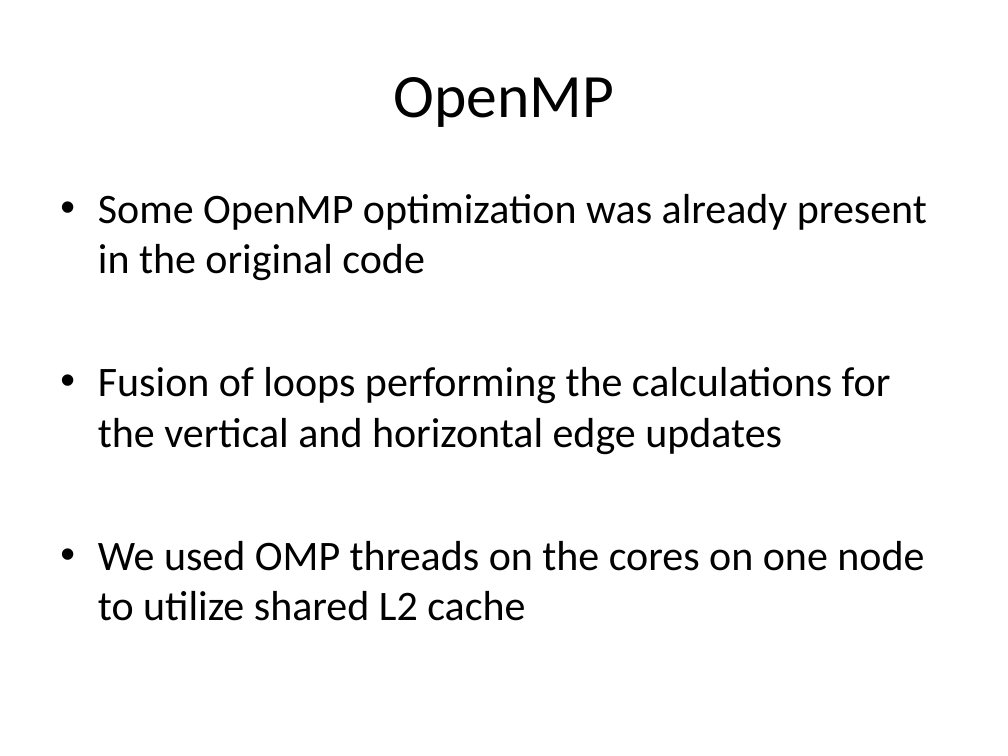
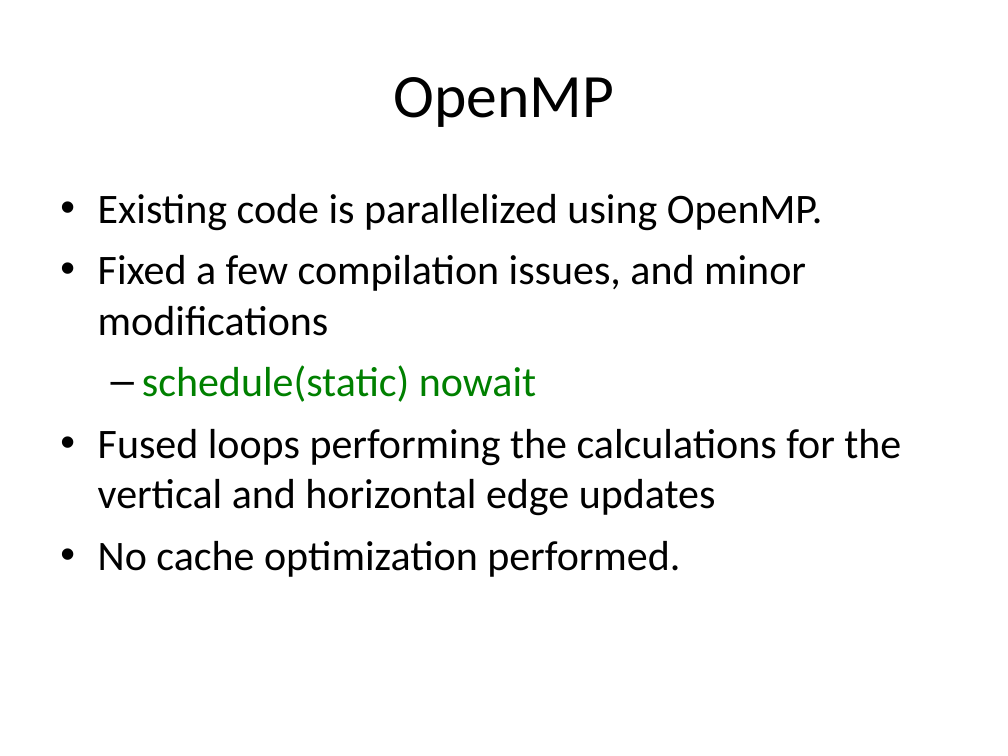
Before and after one commit to gauravk-in/hpc-lab-ws13, a slide deck: slide 7 of Project/FinalPresentaion/Presentation.ppt (slide 5 before the commit). Drawn at 1008x756 pixels with LibreOffice and Linux fonts; fonts in the diff are those of the drawing. Boxes give left, top, right and bottom in pixels: in the first picture for what was removed or moved away, otherwise in the second. Text is boxed around its words. In the diff, an @@ line names an element or a change of style, - is before the commit and + after.

Commit message:
changes to presentation

```diff
--- a/Project/FinalPresentaion/Presentation.ppt
+++ b/Project/FinalPresentaion/Presentation.ppt
@@ text at (x1=98, y1=194, x2=901, y2=577): text changed @@
-• Some OpenMP optimization was already present in the original code
-• Fusion of loops performing the calculations for the vertical and horizontal edge updates
-• We used OMP threads on the cores on one node to utilize shared L2 cache
+• Existing code is parallelized using OpenMP.
+• Fixed a few compilation issues, and minor modifications
+  – schedule(static) nowait
+• Fused loops performing the calculations for the vertical and horizontal edge updates
+• No cache optimization performed.
```
Also in this commit, not shown: 3 other slides changed, 8 slides added, 3 slides removed, 1 other file.
